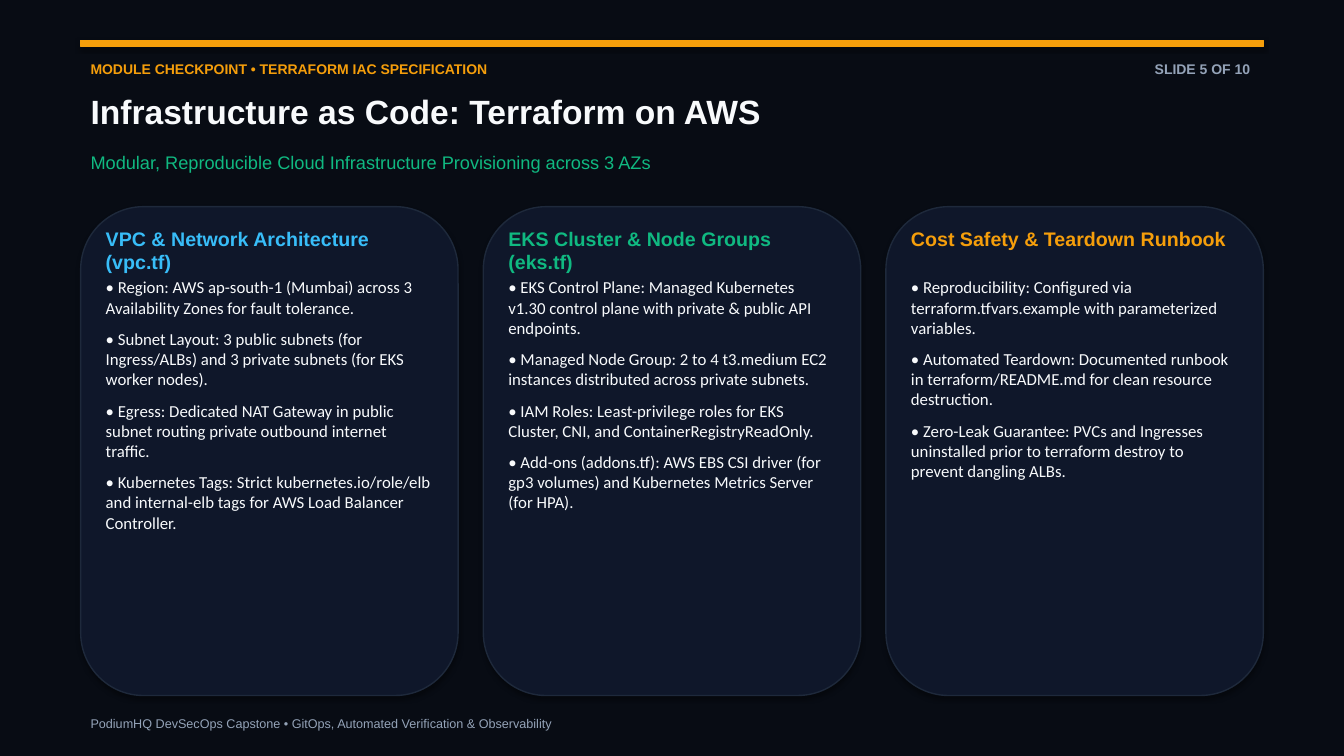
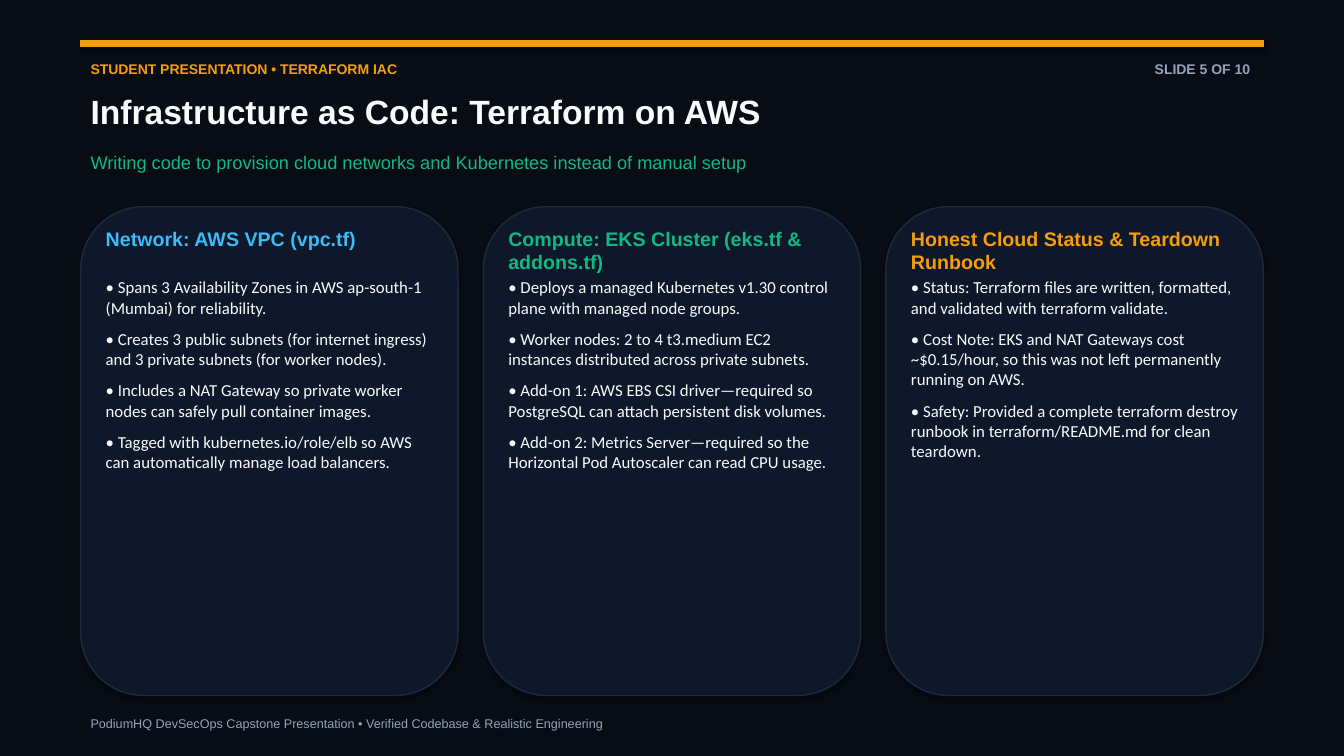
Before and after one commit to nandakishore-dasari/podiumHQ, a slide deck: slide 5 of demo/slides.pptx. Drawn at 1344x756 pixels with LibreOffice and Linux fonts; fonts in the diff are those of the drawing. Boxes give left, top, right and bottom in pixels: in the first picture for what was removed or moved away, otherwise in the second. Text is boxed around its words. In the diff, an @@ line names an element or a change of style, - is before the commit and + after.

Commit message:
docs(presentation): revise slides and PDF to student-friendly presentation with natural speaking lines

```diff
--- a/demo/slides.pptx
+++ b/demo/slides.pptx
@@ text at [91, 64, 397, 74]: text changed @@
-MODULE CHECKPOINT • TERRAFORM IAC SPECIFICATION
+STUDENT PRESENTATION • TERRAFORM IAC
@@ text at [91, 156, 746, 173]: text changed @@
-Modular, Reproducible Cloud Infrastructure Provisioning across 3 AZs
+Writing code to provision cloud networks and Kubernetes instead of manual setup
@@ text at [106, 231, 355, 250]: text changed @@
-VPC & Network Architecture (vpc.tf)
+Network: AWS VPC (vpc.tf)
@@ text at [508, 232, 782, 273]: text changed @@
-EKS Cluster & Node Groups (eks.tf)
+Compute: EKS Cluster (eks.tf & addons.tf)
@@ text at [911, 231, 1220, 270]: text changed @@
-Cost Safety & Teardown Runbook
+Honest Cloud Status & Teardown Runbook
@@ text at [106, 281, 427, 471]: text changed @@
-• Region: AWS ap-south-1 (Mumbai) across 3 Availability Zones for fault tolerance.
-• Subnet Layout: 3 public subnets (for Ingress/ALBs) and 3 private subnets (for EKS worker nodes).
-• Egress: Dedicated NAT Gateway in public subnet routing private outbound internet traffic.
-• Kubernetes Tags: Strict kubernetes.io/role/elb and internal-elb tags for AWS Load Balancer Controller.
+• Spans 3 Availability Zones in AWS ap-south-1 (Mumbai) for reliability.
+• Creates 3 public subnets (for internet ingress) and 3 private subnets (for worker nodes).
+• Includes a NAT Gateway so private worker nodes can safely pull container images.
+• Tagged with kubernetes.io/role/elb so AWS can automatically manage load balancers.
@@ text at [508, 281, 828, 471]: text changed @@
-• EKS Control Plane: Managed Kubernetes v1.30 control plane with private & public API endpoints.
-• Managed Node Group: 2 to 4 t3.medium EC2 instances distributed across private subnets.
-• IAM Roles: Least-privilege roles for EKS Cluster, CNI, and ContainerRegistryReadOnly.
-• Add-ons (addons.tf): AWS EBS CSI driver (for gp3 volumes) and Kubernetes Metrics Server (for HPA).
+• Deploys a managed Kubernetes v1.30 control plane with managed node groups.
+• Worker nodes: 2 to 4 t3.medium EC2 instances distributed across private subnets.
+• Add-on 1: AWS EBS CSI driver—required so PostgreSQL can attach persistent disk volumes.
+• Add-on 2: Metrics Server—required so the Horizontal Pod Autoscaler can read CPU usage.
@@ text at [911, 281, 1238, 457]: text changed @@
-• Reproducibility: Configured via terraform.tfvars.example with parameterized variables.
-• Automated Teardown: Documented runbook in terraform/README.md for clean resource destruction.
-• Zero-Leak Guarantee: PVCs and Ingresses uninstalled prior to terraform destroy to prevent dangling ALBs.
+• Status: Terraform files are written, formatted, and validated with terraform validate.
+• Cost Note: EKS and NAT Gateways cost ~$0.15/hour, so this was not left permanently running on AWS.
+• Safety: Provided a complete terraform destroy runbook in terraform/README.md for clean teardown.
@@ text at [91, 719, 603, 731]: text changed @@
-PodiumHQ DevSecOps Capstone • GitOps, Automated Verification & Observability
+PodiumHQ DevSecOps Capstone Presentation • Verified Codebase & Realistic Engineering
```
Also in this commit, not shown: 9 other slides changed, 3 other files.
